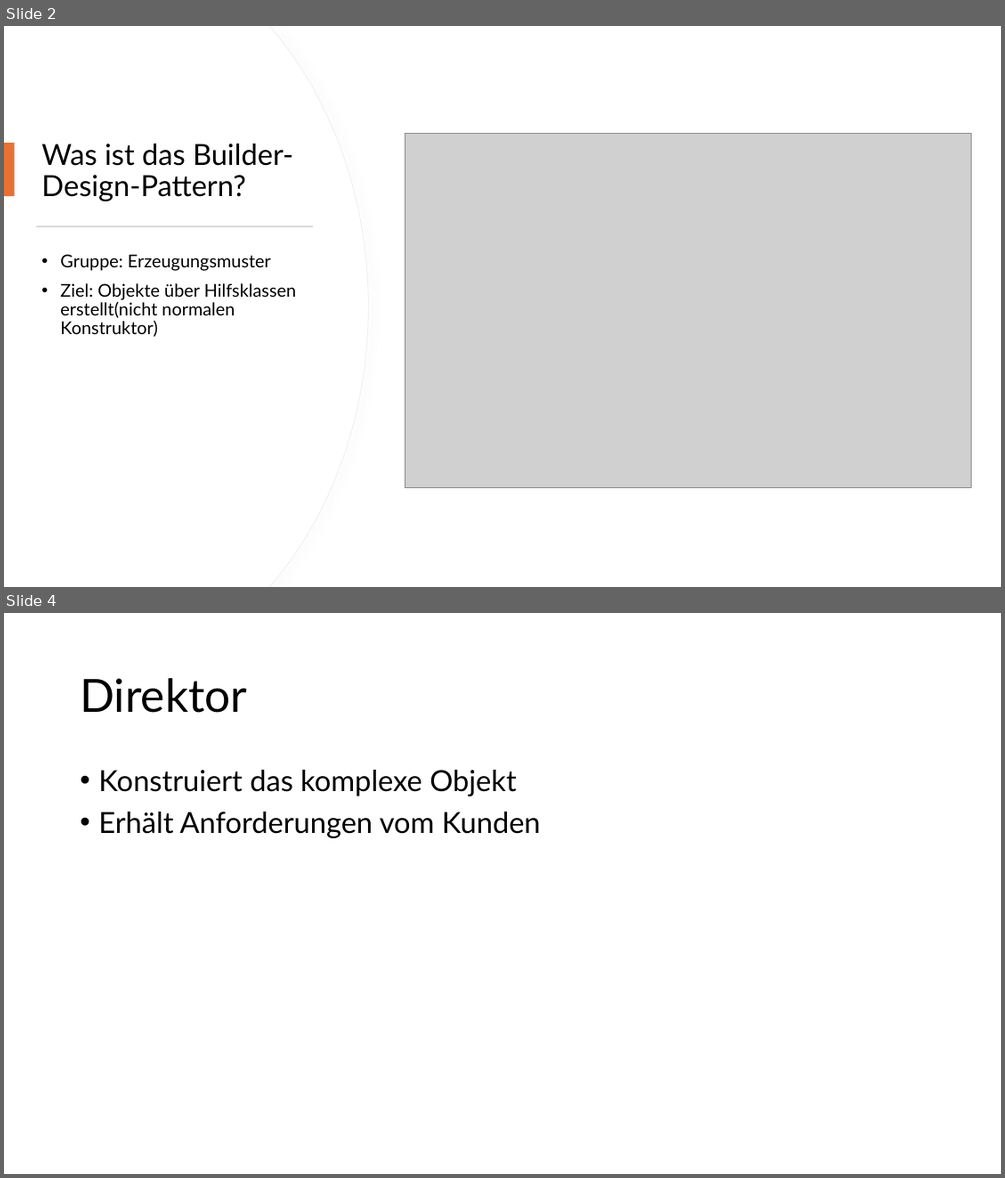
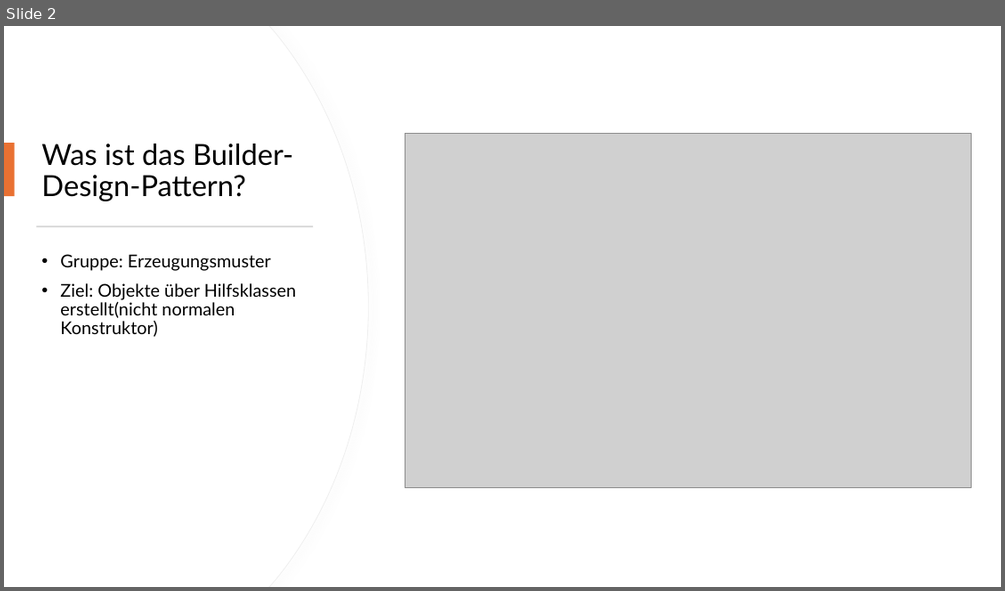
Before and after one commit to HaraldHaarig/Builder-Design-Pattern, a slide deck: Builder-Design-Pattern.pptx. Shown one above the other, each under a label of ours: slides 2 and 4 before the commit, slide 2 after it; the slides between them are not shown. The pictures are 1005x1178 and 1005x591 pixels, drawn with LibreOffice and Linux fonts; fonts in the diff are those of the drawing; grey boxes stand for pictures. Boxes give left, top, right and bottom in pixels: in the first picture for what was removed or moved away, otherwise in the second. Text is boxed around its words. In the diff, an @@ line names an element or a change of style, - is before the commit and + after.

```diff
--- a/Builder-Design-Pattern.pptx
+++ b/Builder-Design-Pattern.pptx
@@ slide 4 removed at (4, 613, 1001, 1174), background #FFFFFF @@
@@ title removed at (80, 678, 247, 713) @@
-Direktor
@@ text removed at (98, 770, 541, 838) @@
-• Konstruiert das komplexe Objekt
-• Erhält Anforderungen vom Kunden
```
Also in this commit, not shown: 3 slides changed, 4 slides added, 1 other slide removed.
